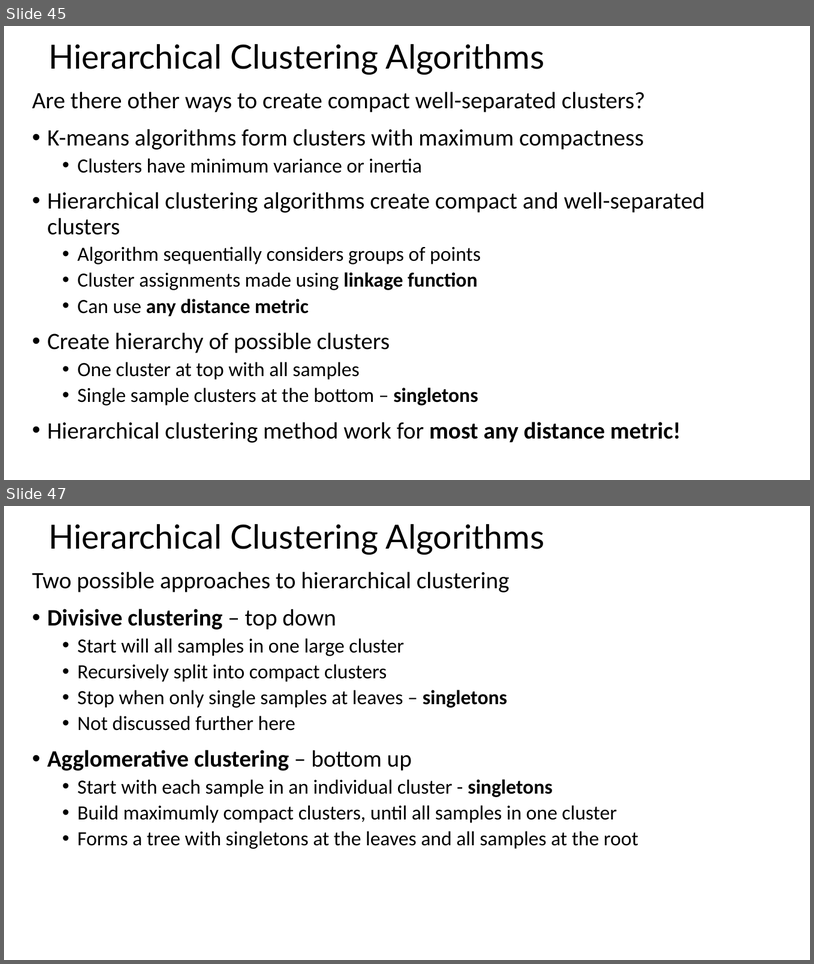
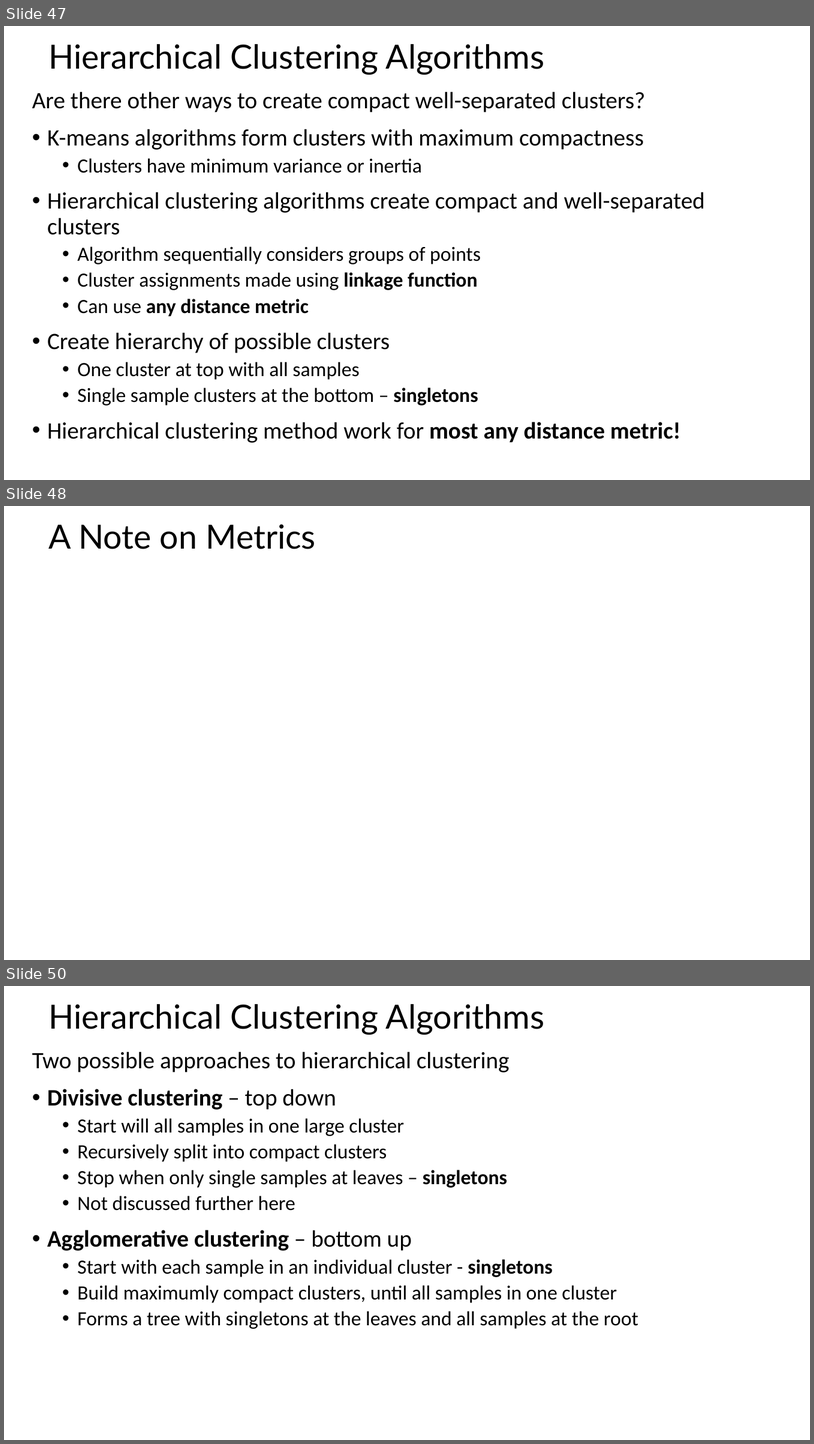
Before and after one commit to LucaComi/CSCI-E-108, a slide deck: slides/9_IntroductionToClustering_Part1.pptx. Shown one above the other, each under a label of ours: slides 45 and 47 before the commit, slides 47, 48 and 50 after it; the slides between them are not shown. The pictures are 814x964 and 814x1444 pixels, drawn with LibreOffice and Linux fonts; fonts in the diff are those of the drawing; grey boxes stand for pictures. Boxes give left, top, right and bottom in pixels: in the first picture for what was removed or moved away, otherwise in the second. Text is boxed around its words. In the diff, an @@ line names an element or a change of style, - is before the commit and + after.

```diff
--- a/slides/9_IntroductionToClustering_Part1.pptx
+++ b/slides/9_IntroductionToClustering_Part1.pptx
@@ slide 48 added at (4,506,810,960), background #FFFFFF @@
@@ title added at (48,524,316,549), 39.6 pt, text #000000 @@
+A Note on Metrics
@@ what was slide 45 is now slide 47 @@
@@ what was slide 47 is now slide 50 @@
```
Also in this commit, not shown: 4 slides changed, 2 other slides added.
